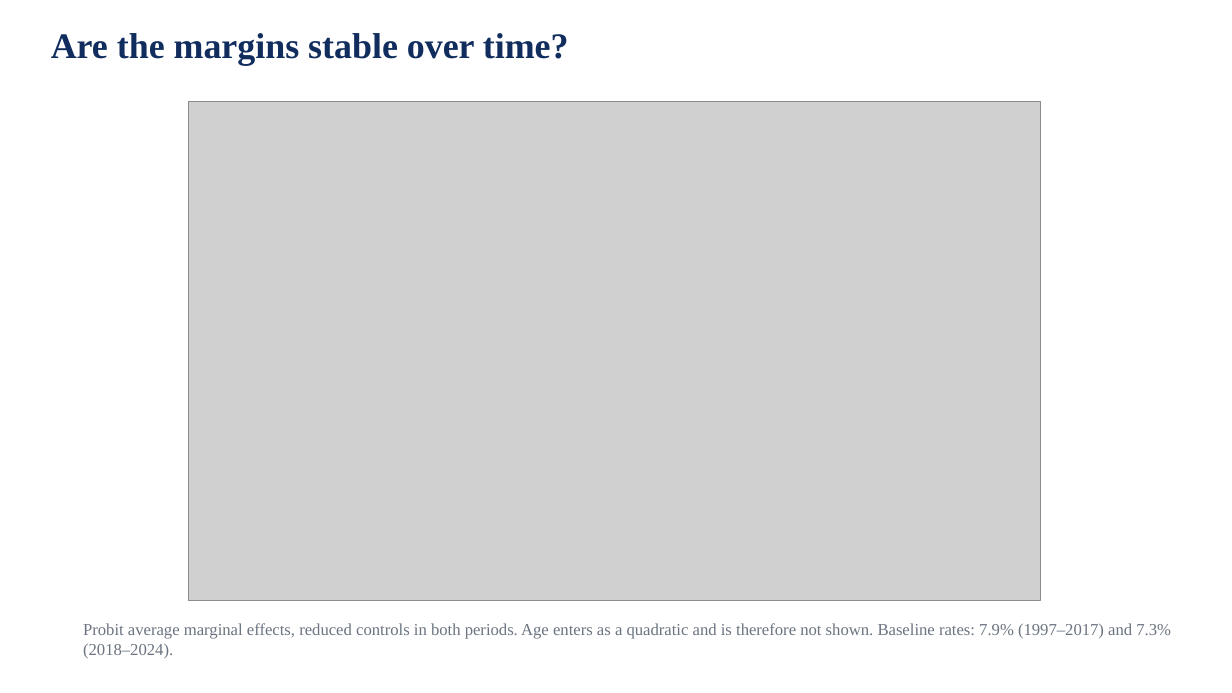
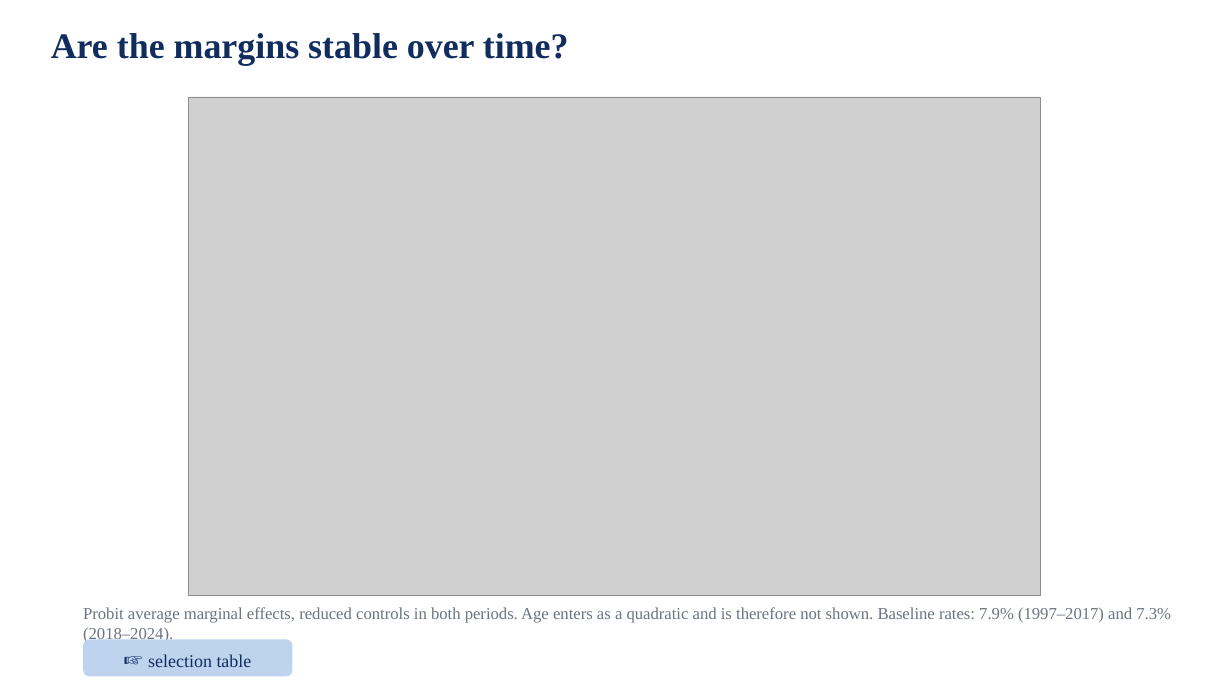
Before and after one commit to jedr1-ship-it/Alternative-Pathways----Quant, a slide deck: slide 1 of report/data_cluster/selection_slides.pptx. Drawn at 1232x693 pixels with LibreOffice and Linux fonts; fonts in the diff are those of the drawing; grey boxes stand for pictures. Boxes give left, top, right and bottom in pixels: in the first picture for what was removed or moved away, otherwise in the second. Text is boxed around its words. In the diff, an @@ line names an element or a change of style, - is before the commit and + after.

```diff
--- a/report/data_cluster/selection_slides.pptx
+++ b/report/data_cluster/selection_slides.pptx
@@ picture: place and size @@
-picture at [189, 102, 1040, 601]
+picture at [189, 97, 1040, 596]
@@ text "Probit average marginal effects, reduced ...": place and size @@
-text "Probit average marginal effects, reduced ..." at [83, 623, 1171, 658]
+text "Probit average marginal effects, reduced ..." at [83, 607, 1171, 642]
@@ rounded rectangle added at [83, 640, 293, 677], fill #BED3EE, 14 pt, text #102D5E @@
+☞ selection table
```
Also in this commit, not shown: 1 other slide changed.
